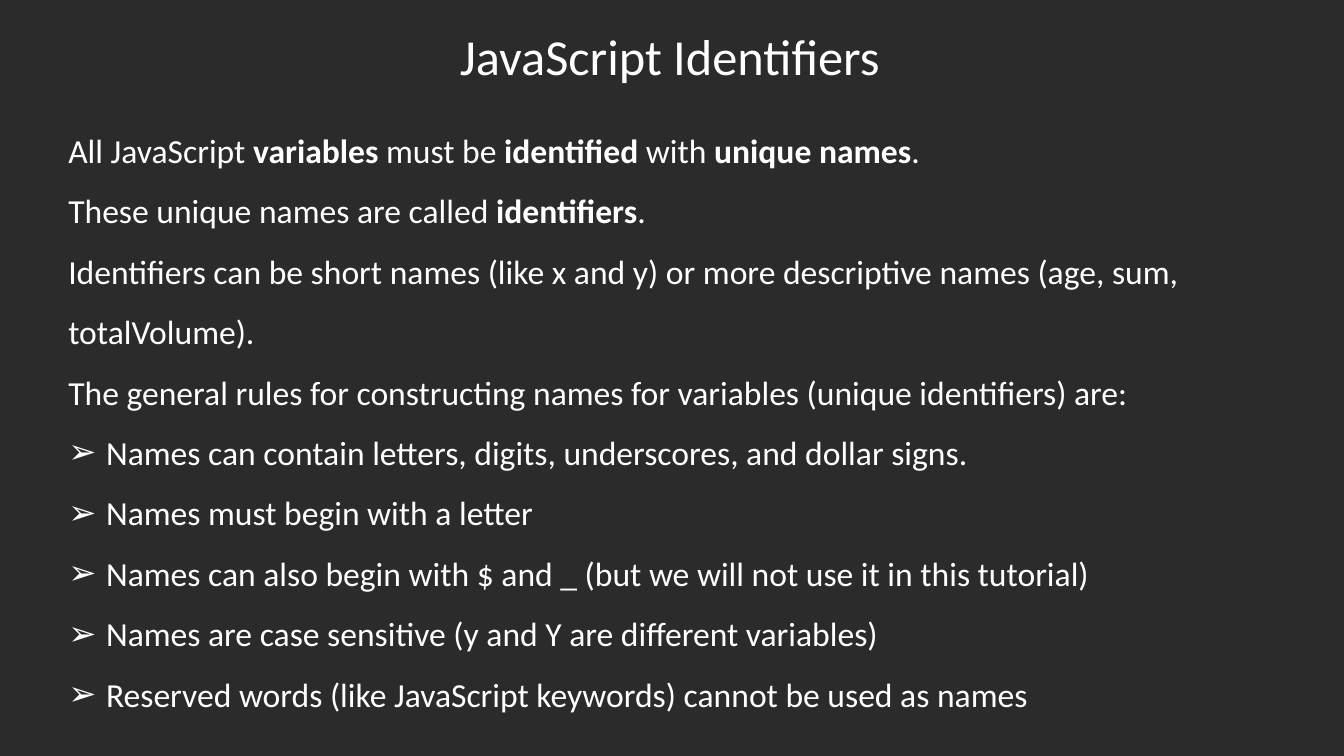
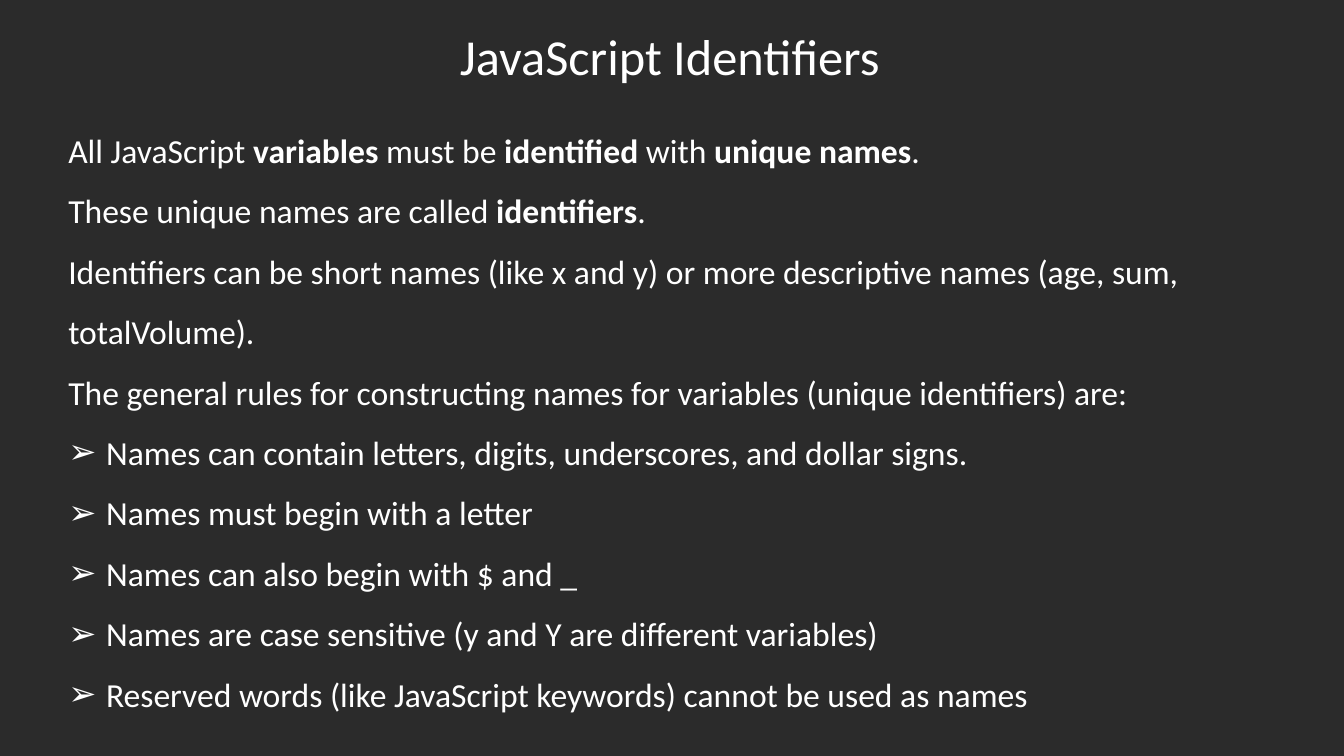
Before and after one commit to jianchentech/WebCamp, a slide deck: slide 10 of WebLecture/Lecture7-Javascript2.pptx. Drawn at 1344x756 pixels with LibreOffice and Linux fonts; fonts in the diff are those of the drawing; background and template pictures are left out; a plain dark background stands for a picture behind light text. Boxes give left, top, right and bottom in pixels: in the first picture for what was removed or moved away, otherwise in the second. Text is boxed around its words. In the diff, an @@ line names an element or a change of style, - is before the commit and + after.

```diff
--- a/WebLecture/Lecture7-Javascript2.pptx
+++ b/WebLecture/Lecture7-Javascript2.pptx
@@ text at (106,562,552,592): text changed @@
-➢ Names can also begin with $ and _ (but we will not use it in this tutorial)
+➢ Names can also begin with $ and _
```
Also in this commit, not shown: 3 other files.
